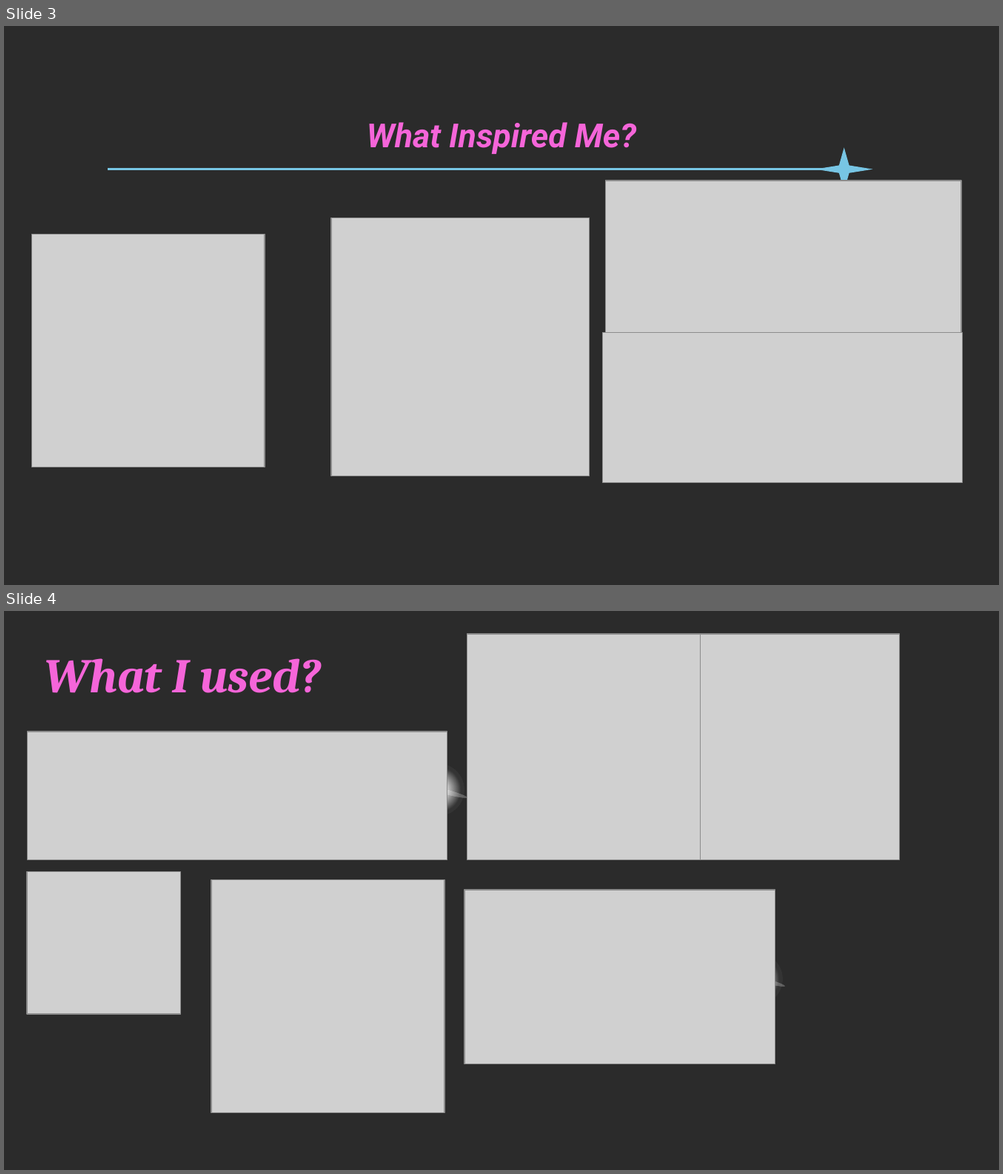
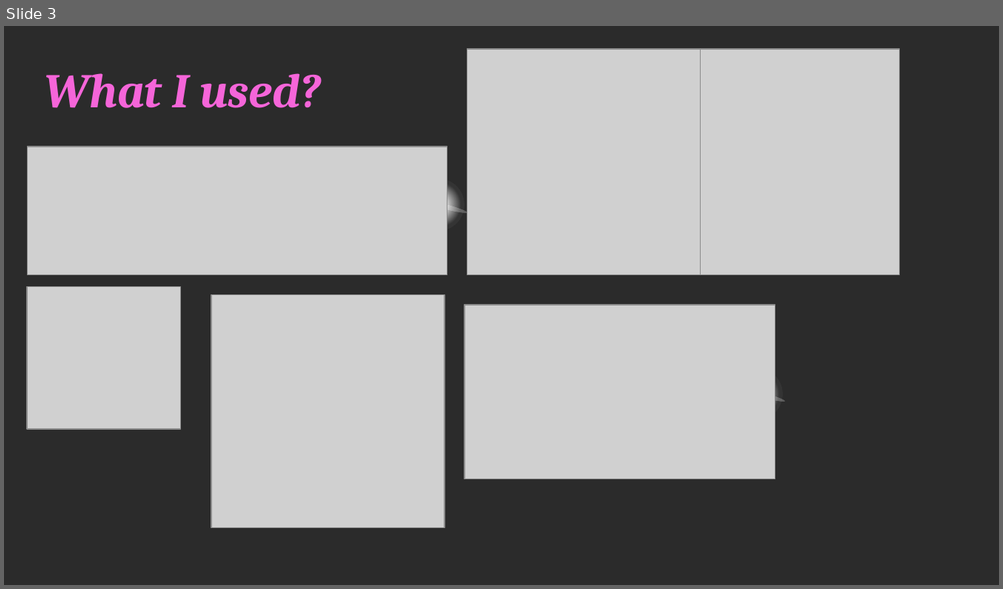
Before and after one commit to phoenixgoldz/Capstone, a slide deck: Capstone Presentation.pptx. Shown one above the other, each under a label of ours: slides 3 and 4 before the commit, slide 3 after it. The pictures are 1003x1174 and 1003x589 pixels, drawn with LibreOffice and Linux fonts; fonts in the diff are those of the drawing; grey boxes stand for pictures; background and template pictures are left out; a plain dark background stands for a picture behind light text. Boxes give left, top, right and bottom in pixels: in the first picture for what was removed or moved away, otherwise in the second. Text is boxed around its words. In the diff, an @@ line names an element or a change of style, - is before the commit and + after.

```diff
--- a/Capstone Presentation.pptx
+++ b/Capstone Presentation.pptx
@@ slide 3 removed at (4,26,999,585), background picture (left out) @@
@@ title removed at (367,122,636,154) @@
-What Inspired Me?
@@ star removed at (814,147,872,191) @@
@@ line removed from (836, 170) to (108, 170) @@
@@ picture removed at (606,180,961,332) @@
@@ picture removed at (331,218,590,477) @@
@@ picture removed at (32,234,264,466) @@
@@ picture removed at (603,333,962,483) @@
@@ what was slide 4 is now slide 3 @@
```
Also in this commit, not shown: 2 slides changed, 2 other slides removed, 41 other files.
